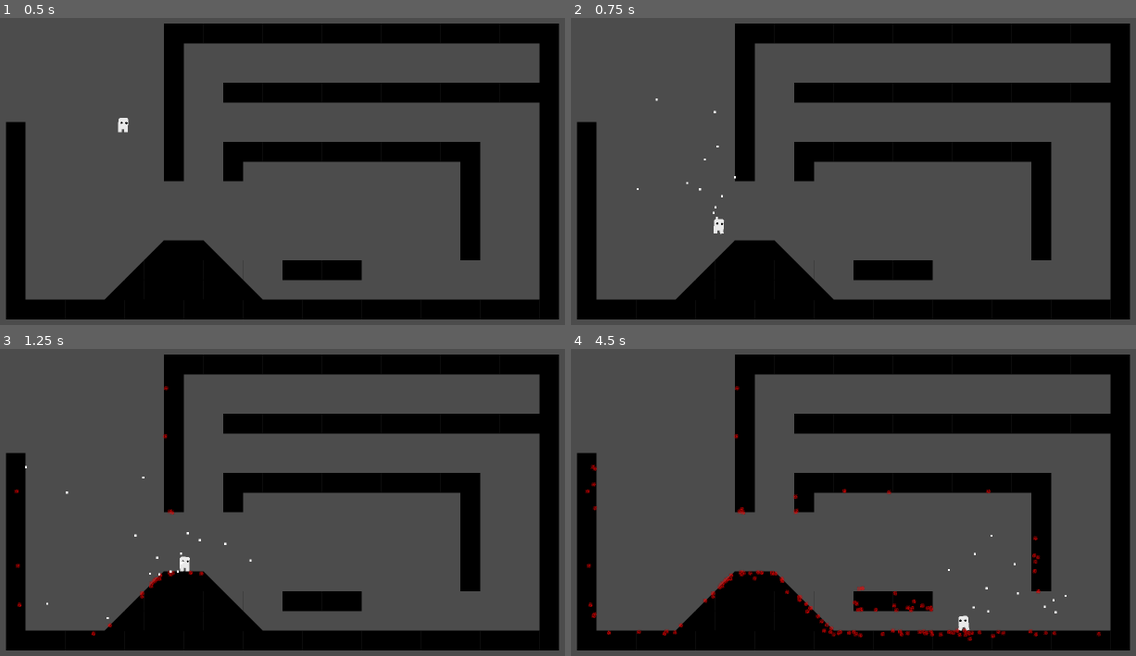
Above: before the commit, frames 1-4 (two rows, left to right).
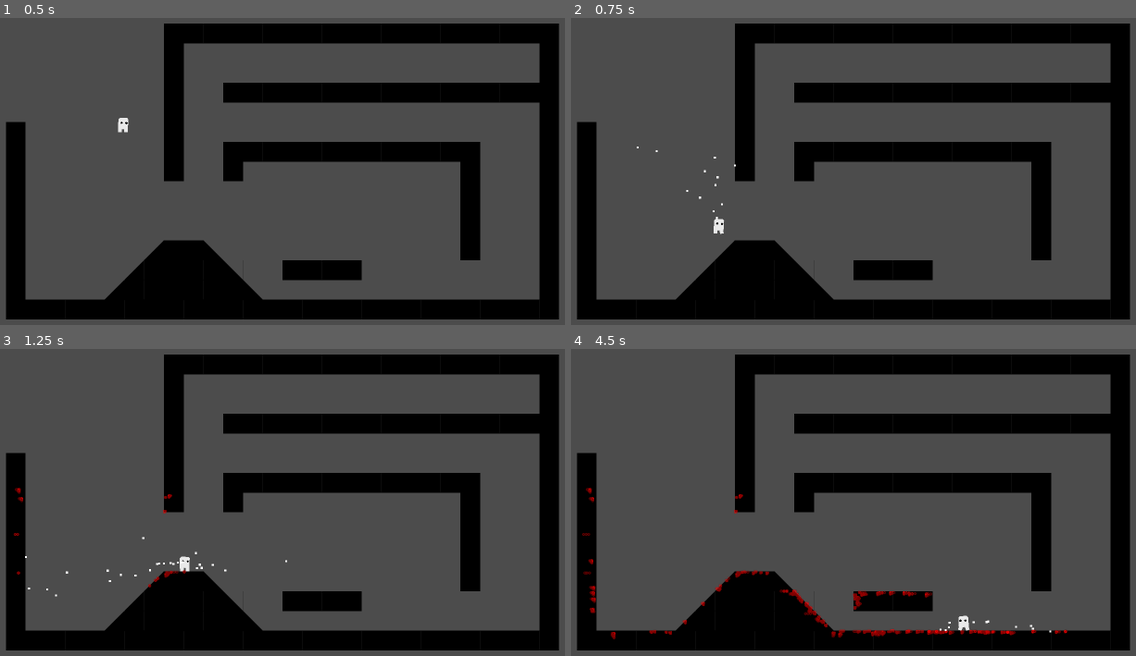
Above: after the commit, the same moments.

Repository: Maigal/gorace
Game: Godot game, scene res://Levels/level_0.tscn
Same seed, same stepped clock (60 frames per second), same inputs: the game is played once before the commit and once after it. This scene is started directly instead of the project's main scene.
Inputs:
- Up to frame 1 (0.5 s): no input
- Up to frame 2 (0.75 s): tap Enter at 0.5 s; hold Right (move_right) from 0.53 s (still down); hold T (test) from 0.53 s (still down)
- Up to frame 3 (1.25 s): keep holding Right (move_right); keep holding T (test); tap Space (jump) at 0.77 s
- Up to frame 4 (4.5 s): release T (test) at 1.28 s; tap T (test) at 1.35, 2.85, 4.35 s; tap Space (jump) at 1.52, 3.02, 3.77 s; release Right (move_right) at 2.03 s; hold Left (move_left) 2.03-2.78 s; hold T (test) 2.03-2.78 s; hold Right (move_right) 2.78-4.28 s; hold T (test) 3.53-4.28 s; hold Left (move_left) from 4.28 s (still down)

Frame 1 is identical in both runs. In frame 2, less than 0.1% of the frame differs, in the area x 11-30%, y 26-64%; in frame 3, 0.4%; in frame 4, 1.8%, in the area x 1-94%, y 12-96%.

Commit message:
more blood stuff

Diff:
--- a/client/Blood/BloodController.gd
+++ b/client/Blood/BloodController.gd
@@ -19,4 +19,4 @@
 			spawnedParticle = BloodParticle.instance()
 			get_tree().root.add_child(spawnedParticle)
 			spawnedParticle.global_position = global_position
-			spawnedParticle.linear_velocity = Vector2(rnd.randf_range(-RandomVelocity, RandomVelocity), rnd.randf_range(-RandomVelocity, RandomVelocity))
+			spawnedParticle.linear_velocity = Vector2(rnd.randf_range(-RandomVelocity, RandomVelocity), rnd.randf_range(-20, 20))
--- a/client/Blood/BloodParticle.gd
+++ b/client/Blood/BloodParticle.gd
@@ -1,8 +1,28 @@
 extends RigidBody2D
 
+var prevX = position.x
+var prevY = position.y
+var dir = Vector2.ZERO
 
 
+func _physics_process(delta):
+	if position.x > prevX:
+		dir.x = 1
+	elif position.x < prevX:
+		dir.x = -1
+	else:
+		dir.x = 0
+
+	if position.y > prevY:
+		dir.y = 1
+	elif position.y < prevY:
+		dir.y = -1
+	else:
+		dir.y = 0
+
+	prevX = position.x
+	prevY = position.y
 
 func _on_BloodParticle_body_entered(body):
-	get_tree().call_group("room", "draw_blood_splatter", position.x , position.y, linear_velocity.x, linear_velocity.y, Color(1.0,0,0,1.0))
+	get_tree().call_group("room", "draw_blood_splatter", position, linear_velocity, dir, Color(1.0,0,0,1.0))
 	queue_free()
--- a/client/Levels/Room.gd
+++ b/client/Levels/Room.gd
@@ -45,16 +45,21 @@
 
 func disconnect_player(player_id):
 	get_node("OtherPlayers/OtherPlayer" + str(player_id)).queue_free()
-func draw_blood_splatter(x,y, xvelo, yvelo, col):
-	print(xvelo, yvelo)
+
+func draw_blood_splatter(pos, velo, dir, col):
+	print('ENTE')
 	bloodData.lock() #Image must be locked when you want to write to it
 	for ix in range(-5, 5):
 		for iy in range(-5, 5):
-			if abs(ix) != abs(iy) || (abs(ix) < 3 && abs(iy) < 3):
-				bloodData.set_pixel(x+ix, y+iy, Color(col.r, col.g, col.b, rng.randf_range(0, 1)))
-	bloodData.set_pixel(x, y, col)
+			if abs(ix) < 4 && abs(iy) < 4 && abs(ix) != abs(iy):
+				bloodData.set_pixel(pos.x + ix, pos.y + iy, col)
+#	bloodData.set_pixel(pos.x, pos.y, col)
 	bloodData.unlock() #Drawing done, so unlock
 	update_blood_texture()
+	if col.a > 0.5:
+		yield(get_tree().create_timer(0.1), "timeout")
+		draw_blood_splatter(Vector2(pos.x + dir.x * (abs(velo.x) * 0.01), pos.y), velo, dir, Color(col.r, col.g, col.b, col.a - 0.25))
+		draw_blood_splatter(Vector2(pos.x, pos.y + dir.y * (abs(velo.y) * 0.01)), velo, dir, Color(col.r, col.g, col.b, col.a - 0.25))
 
 func update_blood_texture():
 	bloodTexture.set_data(bloodData) # set_data() and create_from_image() seem to do the same thing and have the same performance.
